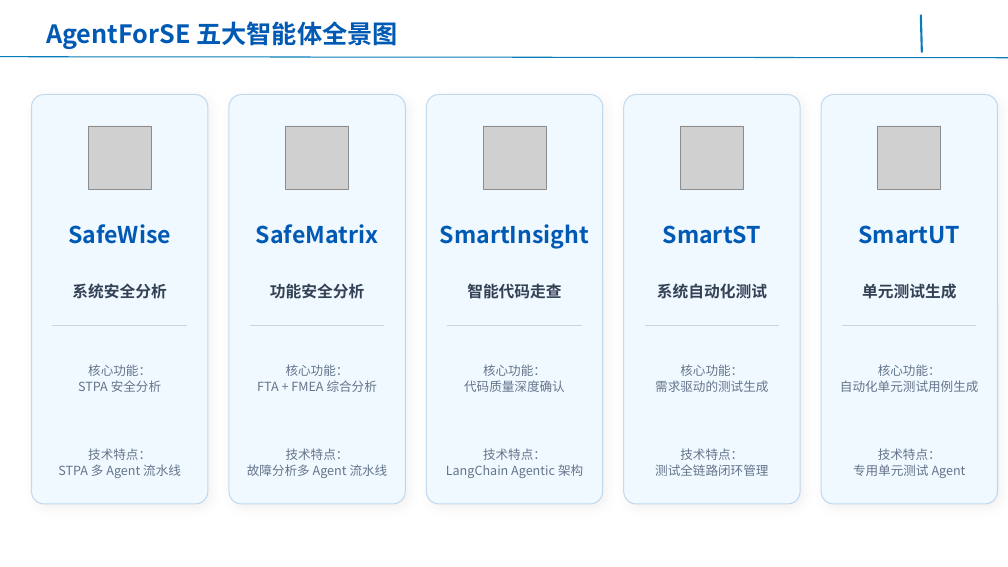
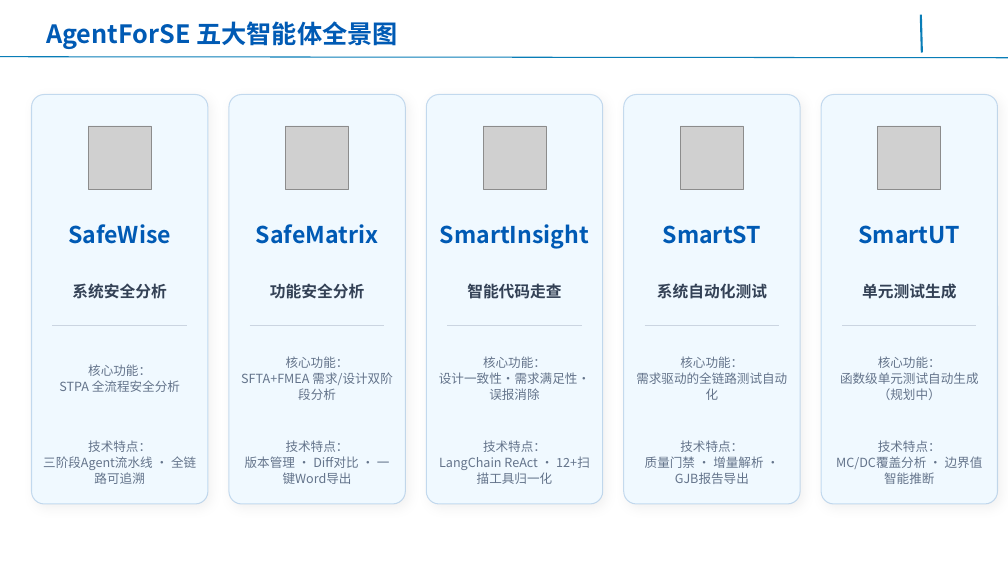
Before and after one commit to AgentForSE/.github, a slide deck: slide 6 of 基于AgentForSE五大智能体的装备软件智能研发平台-0.1.pptx. Drawn at 1008x567 pixels with LibreOffice and Linux fonts; fonts in the diff are those of the drawing; grey boxes stand for pictures; background and template pictures are left out. Boxes give left, top, right and bottom in pixels: in the first picture for what was removed or moved away, otherwise in the second. Text is boxed around its words. In the diff, an @@ line names an element or a change of style, - is before the commit and + after.

```diff
--- a/基于AgentForSE五大智能体的装备软件智能研发平台-0.1.pptx
+++ b/基于AgentForSE五大智能体的装备软件智能研发平台-0.1.pptx
@@ text at [241, 356, 392, 400]: text changed @@
-核心功能：
-FTA + FMEA 综合分析
+核心功能：
+SFTA+FMEA 需求/设计双阶段分析
@@ text at [439, 356, 590, 400]: text changed @@
-核心功能：
-代码质量深度确认
+核心功能：
+设计一致性·需求满足性·误报消除
@@ text at [636, 356, 787, 400]: text changed @@
-核心功能：
-需求驱动的测试生成
+核心功能：
+需求驱动的全链路测试自动化
@@ text at [840, 356, 979, 400]: text changed @@
-核心功能：
-自动化单元测试用例生成
+核心功能：
+函数级单元测试自动生成（规划中）
@@ text at [59, 364, 180, 392]: text changed @@
-核心功能：
-STPA 安全分析
+核心功能：
+STPA 全流程安全分析
@@ text at [43, 440, 196, 484]: text changed @@
-技术特点：
-STPA 多 Agent 流水线
+技术特点：
+三阶段Agent流水线 · 全链路可追溯
@@ text at [245, 440, 390, 484]: text changed @@
-技术特点：
-故障分析多 Agent 流水线
+技术特点：
+版本管理 · Diff对比 · 一键Word导出
@@ text at [439, 440, 590, 484]: text changed @@
-技术特点：
-LangChain Agentic 架构
+技术特点：
+LangChain ReAct · 12+扫描工具归一化
@@ text at [645, 440, 763, 484]: text changed @@
-技术特点：
-测试全链路闭环管理
+技术特点：
+质量门禁 · 增量解析 · GJB报告导出
@@ text at [836, 440, 983, 484]: text changed @@
-技术特点：
-专用单元测试 Agent
+技术特点：
+MC/DC覆盖分析 · 边界值智能推断
```
Also in this commit, not shown: 8 other slides changed.
